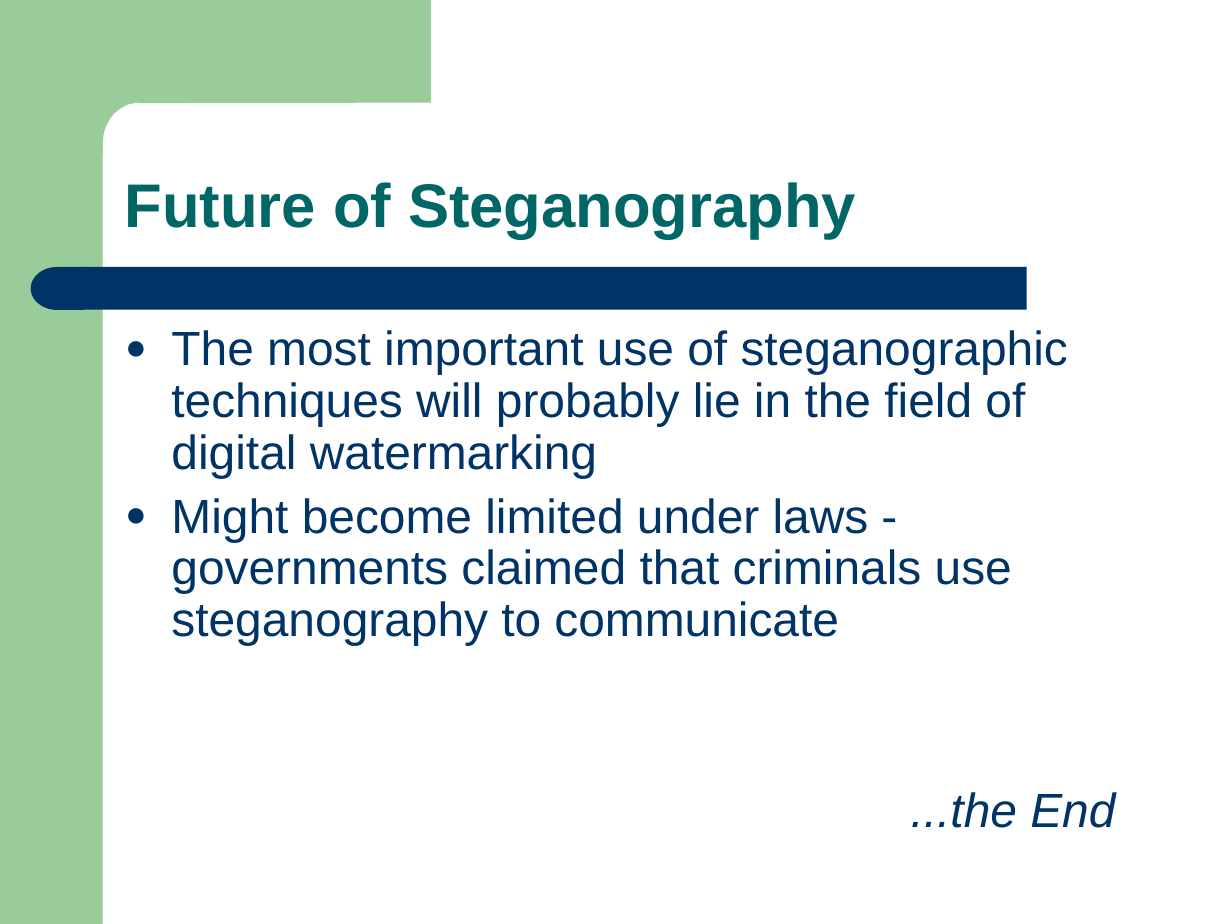
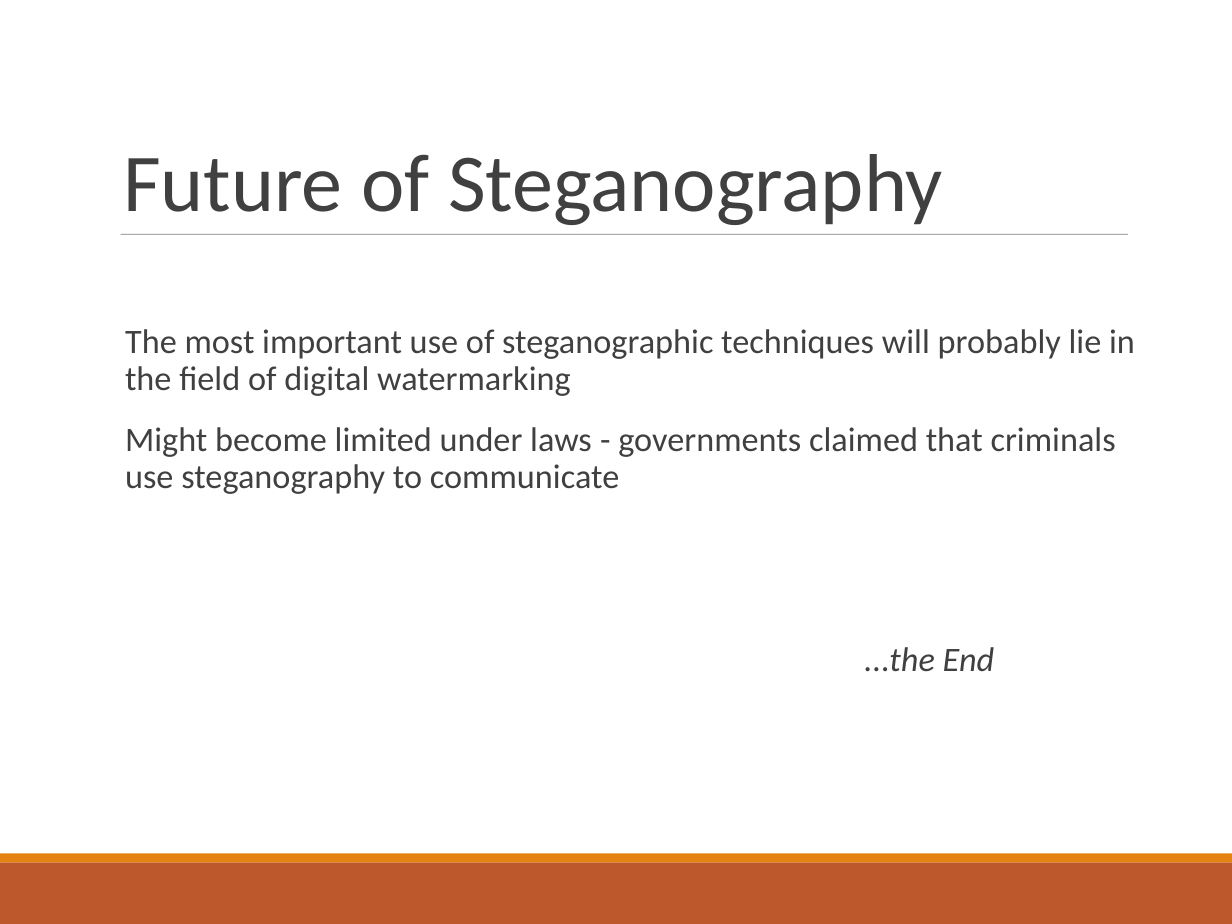
Before and after one commit to hemansh/digital_steganography, a slide deck: slide 18 of Steganography.ppt (slide 19 before the commit). Drawn at 1232x924 pixels with LibreOffice and Linux fonts; fonts in the diff are those of the drawing. Boxes give left, top, right and bottom in pixels: in the first picture for what was removed or moved away, otherwise in the second. Text is boxed around its words. In the diff, an @@ line names an element or a change of style, - is before the commit and + after.

```diff
--- a/Steganography.ppt
+++ b/Steganography.ppt
@@ title "Future of Steganography": place and size @@
-title "Future of Steganography" at <box>125,182,856,239</box>
+title "Future of Steganography" at <box>123,154,943,225</box>
@@ title "Future of Steganography" at <box>123,154,943,225</box>: size 36 to 48 pt, font Arial to Calibri, text colour #006666 to #404040, bold off; line spacing 0.9 to 0.85 @@
@@ line added from (121, 234) to (1127, 234), #7F7F7F 0.51 pt @@
@@ group removed at <box>0,0,1027,924</box>: 1 rectangle, 1 freeform shape, 1 rounded rectangle, 1 flow chart delay @@
@@ text "The most important use of ..." at <box>125,329,1135,672</box>: size 28 to 20 pt, font Arial to Calibri, text colour #003366 to #404040; bullet ● to  ; more space between paragraphs; bullet colour #003366 to #E48312; indent changed @@
@@ rectangle added at <box>0,862,1232,924</box>, fill #BD582C @@
@@ rectangle added at <box>0,854,1232,862</box>, fill #E48312 @@
```
Also in this commit, not shown: 15 other slides changed, 2 slides added, 3 slides removed, 1 other file.
